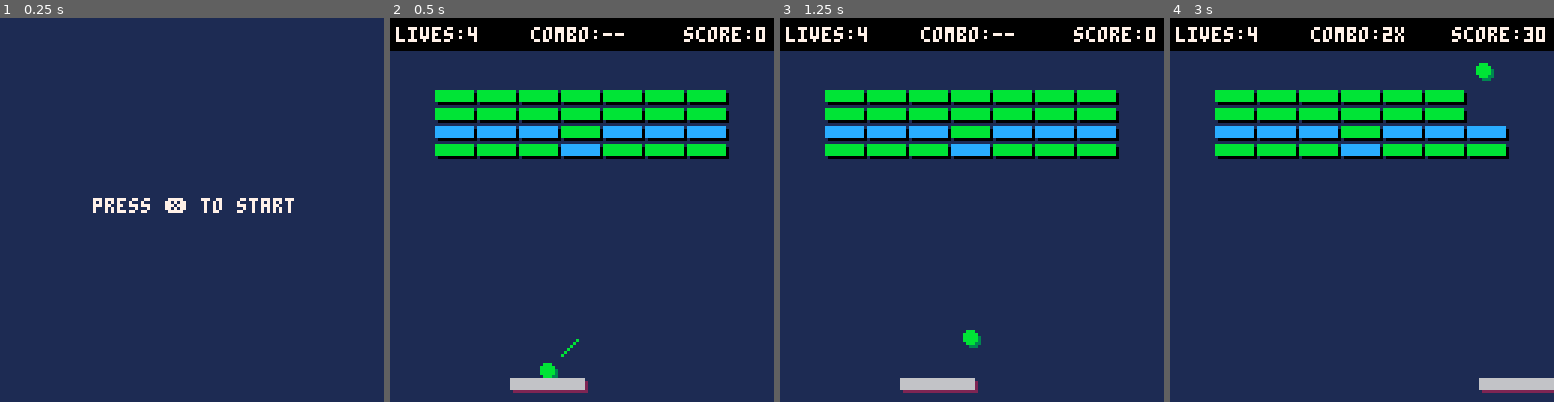
Above: before the commit, frames 1-4 (left to right).
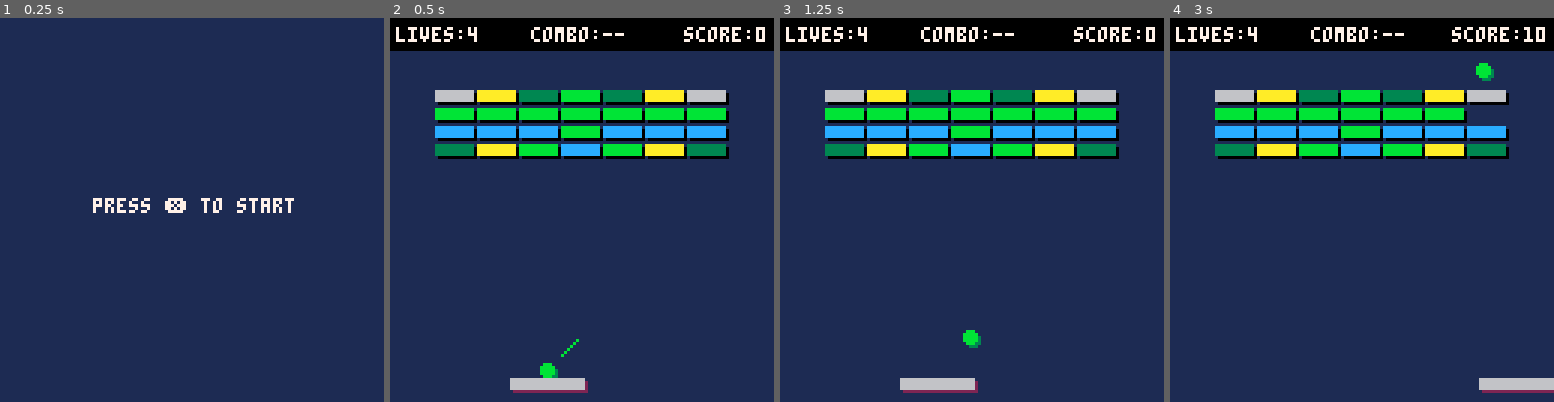
Above: after the commit, the same moments.

Repository: mattmuroya/pico-8
Game: PICO-8 cartridge carts/breakout/breakout.p8
The game is run twice, just before and just after one commit, with the same random seed, the same clock (stepped at 60 frames per second) and the same inputs.
Inputs:
- Up to frame 1 (0.25 s): no input
- Up to frame 2 (0.5 s): tap X (X key) at 0.33 s
- Up to frame 3 (1.25 s): tap X (X key) at 1.07 s
- Up to frame 4 (3 s): hold Right 1.6-2.1 s; tap X (X key) at 1.85, 2.97 s; hold Right from 2.47 s (still down)

Frame 1 is identical in both runs. In frame 2, 3.2% of the frame differs, in the area x 11-88%, y 18-36%; in frame 3, 3.2%; in frame 4, 3.4%, in the area x 11-95%, y 2-36%.

Commit message:
Minor refactoring

Diff:
--- a/carts/breakout/breakout.p8
+++ b/carts/breakout/breakout.p8
@@ -1,14 +1,13 @@
 pico-8 cartridge // http://www.pico-8.com
 version 41
 __lua__
-
 -- to-dos
 
 -- powerups
 --   s speed up ❎
 --   1 1up ❎
 --   3 multiball
---   m megaball
+--   m megaball ❎
 --   r reduce ❎
 --   e expand ❎
 
@@ -16,27 +15,17 @@
 
 function _init()
     mode = "start"
-
-    brick_colors = {
-        b = 11,
-        t = 3,
-        i = 6,
-        x = 10,
-    }
-
+    score = 0
+    lives = 4
+    level = 1
     levels = {
         -- level 1
         {
-            -- " bbbbbbb ",
-            -- " bbbibbb ",
-            -- " bibbbbb ",
-            -- " xtttxtt ",
-            -- " pbtxpbi ",
             "         ",
-            " bbbbbbb ",
+            " ixtbtxi ",
             " bbbbbbb ",
             " 111bsss ",
-            " bbbmbbb "
+            " txbmbxt "
         },
         -- level 2
         {
@@ -79,37 +68,11 @@
 
 -->8
 -- update functions
-
-function init_game()
-    mode = "game"
-
-    prev_collided = false
-    prev_defl_x = false
-
-    score = 0
-    lives = 4
-
-    paddle = {}
-    paddle.w = 24
-    paddle.h = 3
-    paddle.x = 40
-    paddle.y = 120
-    paddle.dx = 0
-    paddle.sticky = true
-
-    ball = {}
-    ball.r = 2
-    ball.dx = 1
-    ball.dy = -1
-
-    level = 1
-    build(levels[level])
-end
-
 function update_start()
     cls(1)
     if btn_released and btn(5) then
-        init_game()
+        mode = "game"
+        build(levels[level])
         btn_released = false
     end
 end
@@ -117,8 +80,8 @@
 function update_clear()
     if btn_released and btn(5) then
         mode = "game"
+        build(levels[level])
         btn_released = false
-        build(levels[level])
     end
 end
 
@@ -200,9 +163,8 @@
 
     -- loop pills
     for pill in all(pills) do
-        pill.y += pill.dy
+        pill.y += 0.75
         if collide(pill, paddle) then
-            log("caught powerup: " .. pill.type)
             if pill.type == "s" then
                 speed_up_duration = 300
             elseif pill.type == "1" then
@@ -231,7 +193,9 @@
     if ball.y + ball.r > 127 then
         lives -= 1
         sfx(2)
-        if lives == 0 then mode = "over"
+        if lives < 0 then
+            lives = 0
+            mode = "over"
         else reset_ball()
         end
     end
@@ -252,7 +216,7 @@
     end
 
     -- collide ball with bricks
-    local first_hit = true -- to-do: is this actually doing anything?
+    local first_hit = true
     for i = 1, #bricks do
         for j = 1, #bricks[i] do
             local brick = bricks[i][j]
@@ -324,6 +288,22 @@
 end
 
 function build(level)
+    prev_collided = false
+    prev_defl_x = false
+
+    paddle = {}
+    paddle.w = 24
+    paddle.h = 3
+    paddle.x = 40
+    paddle.y = 120
+    paddle.dx = 0
+    paddle.sticky = true
+
+    ball = {}
+    ball.r = 2
+    ball.dx = 1
+    ball.dy = -1
+
     speed_up_duration = 0
     expand_duration = 0
     reduce_duration = 0
@@ -387,7 +367,6 @@
     local pill = {
         x = flr(brick.x + brick.w / 2),
         y = brick.y + brick.h / 2,
-        dy = 0.75,
         r = 2,
         type = type
     }
@@ -523,9 +502,6 @@
     cls(1)
     rectfill(0, 0, 127, 10, 0)
 
-    -- for i = 1, max_lives do
-    --     spr(lives >= i and 1 or 2, 2 + (i - 1) * 9, 2)
-    -- end
     print("lives:" .. lives, 2, 3, 7)
 
     local multiplier_str = "combo:" .. (multiplier > 1 and multiplier .. "x" or "--")
@@ -540,7 +516,11 @@
                 local brick = bricks[i][j]
                 rectfill(brick.x+1, brick.y+1, brick.x + brick.w, brick.y + brick.h, 0)
                 rectfill(brick.x, brick.y, brick.x + brick.w - 1, brick.y + brick.h - 1,
-                    is_powerup(brick) and 12 or brick_colors[brick.type])
+                    brick.type == "b" and 11
+                        or brick.type == "t" and 3
+                        or brick.type == "i" and 6
+                        or brick.type == "x" and 10
+                        or 12)
             end
         end
     end
